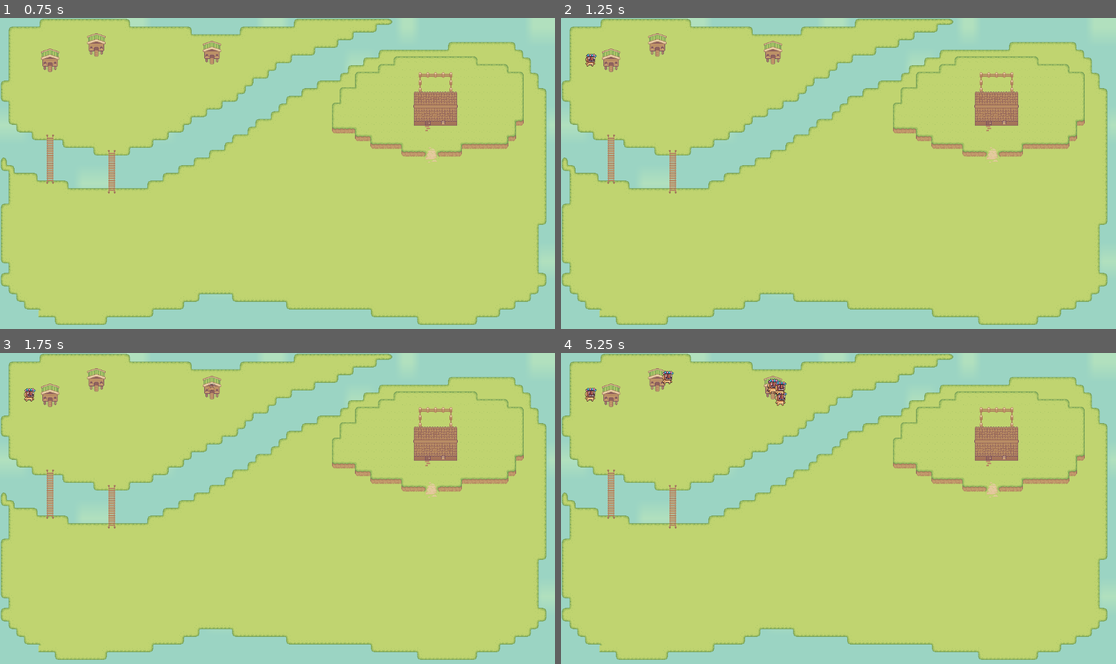
Above: before the commit, frames 1-4 (two rows, left to right).
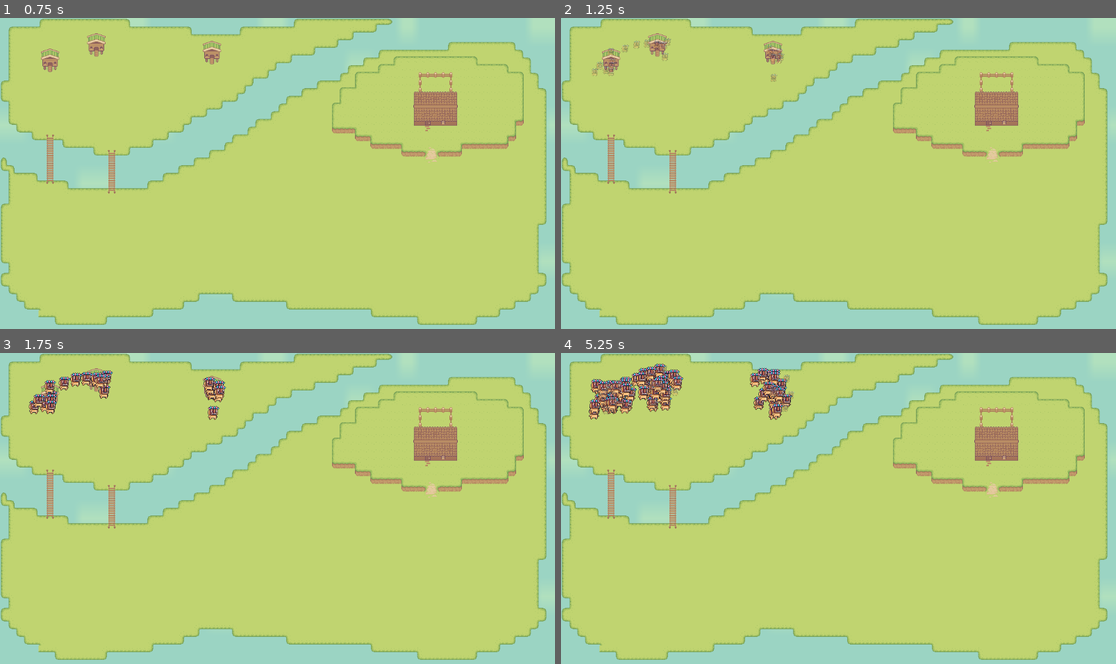
Above: after the commit, the same moments.

Repository: maxp3ng/godotjam
Game: Godot game, scene res://node_3d.tscn
The game is run twice, just before and just after one commit, with the same random seed, the same clock (stepped at 60 frames per second) and the same inputs.
Inputs:
- Up to frame 1 (0.75 s): tap Enter at 0.5 s
- Up to frame 2 (1.25 s): no input
- Up to frame 3 (1.75 s): no input
- Up to frame 4 (5.25 s): no input

Frame 1 is identical in both runs. In frame 2, 0.4% of the frame differs, in the area x 4-41%, y 6-21%; in frame 3, 1.2%; in frame 4, 2.6%, in the area x 4-43%, y 3-22%.

Commit message:
fixed timer and began walking anim

Diff:
--- a/enemy.gd
+++ b/enemy.gd
@@ -1,4 +1,9 @@
 extends Node2D
+
+var target_pos1: Vector2
+var v: float = 100
+var move := false
+
 
 func _ready():
 	var op = position
@@ -16,3 +21,22 @@
 	var idle_anim = $AnimatedSprite2D
 	if idle_anim:
 		idle_anim.play("idle")
+
+func move_sprite(tgt: Vector2):
+	target_pos1 = tgt
+	move = true
+	var walk_anim = $AnimatedSprite2D
+	if walk_anim:
+		walk_anim.play("walk")
+
+func _physics_process(delta):
+	if move:
+		var d = target_pos1 - global_position
+		if d.length() > 5:
+			print(d)
+			global_position += d.normalized() * v * delta
+		else:
+			move = false
+			var idle_anim = $AnimatedSprite2D
+			if idle_anim:
+				idle_anim.play("idle")
--- a/enemy.tscn
+++ b/enemy.tscn
@@ -1,7 +1,8 @@
-[gd_scene load_steps=15 format=3 uid="uid://c4kpgxtos2i3h"]
+[gd_scene load_steps=28 format=3 uid="uid://c4kpgxtos2i3h"]
 
 [ext_resource type="Script" uid="uid://xpxojb6afg01" path="res://enemy.gd" id="1_7k104"]
 [ext_resource type="Texture2D" uid="uid://dljyq2b7mbo2u" path="res://Sprout Lands - Sprites - Basic pack/Characters/Idle (32x32).png" id="2_4gyqm"]
+[ext_resource type="Texture2D" uid="uid://bge3j6wiywrwp" path="res://Sprout Lands - Sprites - Basic pack/Characters/Run (32x32).png" id="3_qi2p4"]
 
 [sub_resource type="AtlasTexture" id="AtlasTexture_4gyqm"]
 atlas = ExtResource("2_4gyqm")
@@ -47,6 +48,54 @@
 atlas = ExtResource("2_4gyqm")
 region = Rect2(320, 0, 32, 32)
 
+[sub_resource type="AtlasTexture" id="AtlasTexture_ar8e5"]
+atlas = ExtResource("3_qi2p4")
+region = Rect2(0, 0, 32, 32)
+
+[sub_resource type="AtlasTexture" id="AtlasTexture_doop2"]
+atlas = ExtResource("3_qi2p4")
+region = Rect2(32, 0, 32, 32)
+
+[sub_resource type="AtlasTexture" id="AtlasTexture_5hcft"]
+atlas = ExtResource("3_qi2p4")
+region = Rect2(64, 0, 32, 32)
+
+[sub_resource type="AtlasTexture" id="AtlasTexture_nnovl"]
+atlas = ExtResource("3_qi2p4")
+region = Rect2(96, 0, 32, 32)
+
+[sub_resource type="AtlasTexture" id="AtlasTexture_jmwgi"]
+atlas = ExtResource("3_qi2p4")
+region = Rect2(128, 0, 32, 32)
+
+[sub_resource type="AtlasTexture" id="AtlasTexture_g2u8i"]
+atlas = ExtResource("3_qi2p4")
+region = Rect2(160, 0, 32, 32)
+
+[sub_resource type="AtlasTexture" id="AtlasTexture_otto8"]
+atlas = ExtResource("3_qi2p4")
+region = Rect2(192, 0, 32, 32)
+
+[sub_resource type="AtlasTexture" id="AtlasTexture_8q82m"]
+atlas = ExtResource("3_qi2p4")
+region = Rect2(224, 0, 32, 32)
+
+[sub_resource type="AtlasTexture" id="AtlasTexture_epc7x"]
+atlas = ExtResource("3_qi2p4")
+region = Rect2(256, 0, 32, 32)
+
+[sub_resource type="AtlasTexture" id="AtlasTexture_o7rgc"]
+atlas = ExtResource("3_qi2p4")
+region = Rect2(288, 0, 32, 32)
+
+[sub_resource type="AtlasTexture" id="AtlasTexture_kdav3"]
+atlas = ExtResource("3_qi2p4")
+region = Rect2(320, 0, 32, 32)
+
+[sub_resource type="AtlasTexture" id="AtlasTexture_jpbtr"]
+atlas = ExtResource("3_qi2p4")
+region = Rect2(352, 0, 32, 32)
+
 [sub_resource type="SpriteFrames" id="SpriteFrames_qi2p4"]
 animations = [{
 "frames": [{
@@ -86,6 +135,47 @@
 "loop": true,
 "name": &"idle",
 "speed": 5.0
+}, {
+"frames": [{
+"duration": 1.0,
+"texture": SubResource("AtlasTexture_ar8e5")
+}, {
+"duration": 1.0,
+"texture": SubResource("AtlasTexture_doop2")
+}, {
+"duration": 1.0,
+"texture": SubResource("AtlasTexture_5hcft")
+}, {
+"duration": 1.0,
+"texture": SubResource("AtlasTexture_nnovl")
+}, {
+"duration": 1.0,
+"texture": SubResource("AtlasTexture_jmwgi")
+}, {
+"duration": 1.0,
+"texture": SubResource("AtlasTexture_g2u8i")
+}, {
+"duration": 1.0,
+"texture": SubResource("AtlasTexture_otto8")
+}, {
+"duration": 1.0,
+"texture": SubResource("AtlasTexture_8q82m")
+}, {
+"duration": 1.0,
+"texture": SubResource("AtlasTexture_epc7x")
+}, {
+"duration": 1.0,
+"texture": SubResource("AtlasTexture_o7rgc")
+}, {
+"duration": 1.0,
+"texture": SubResource("AtlasTexture_kdav3")
+}, {
+"duration": 1.0,
+"texture": SubResource("AtlasTexture_jpbtr")
+}],
+"loop": true,
+"name": &"walk",
+"speed": 5.0
 }]
 
 [node name="Node2D" type="Node2D"]
@@ -94,6 +184,4 @@
 [node name="AnimatedSprite2D" type="AnimatedSprite2D" parent="."]
 texture_filter = 1
 sprite_frames = SubResource("SpriteFrames_qi2p4")
-animation = &"idle"
-frame = 8
-frame_progress = 0.544967
+animation = &"walk"
--- a/node_3d.tscn
+++ b/node_3d.tscn
@@ -993,6 +993,5 @@
 [node name="Marker2D3" type="Marker2D" parent="Spawner"]
 position = Vector2(440, 80)
 
-[node name="Timer" type="Timer" parent="Spawner"]
-wait_time = 0.75
-autostart = true
+[node name="PathMarker" type="Marker2D" parent="."]
+position = Vector2(104, 351)
--- /dev/null
+++ b/pathing.gd
@@ -0,0 +1,13 @@
+#extends Node
+#
+#@export var target_pos1: Vector2
+#@export var v: float = 100
+#
+#func _ready():
+	#var walk_anim = $AnimatedSprite2D
+	#if walk_anim:
+		#walk_anim.play("walk")
+		#
+#func _physics_process(delta):
+	#var d = (target_pos1 - global_position).normalized()
+	#global_position += d * v * delta
--- a/spawner.gd
+++ b/spawner.gd
@@ -4,22 +4,41 @@
 var scene := preload("res://enemy.tscn")
 
 var spawners := []
+var enemies := []
+var spawn_tick := 1 #s
+var spawn_duration := 10 #s
+var timer := Timer.new()
 
 func _ready():
+	var tgt := get_parent().get_node("PathMarker")
 	print("spawner loaded")
 	for i in get_children():
 		if i is Marker2D:
 			print(i.global_position)
 			spawners.append(i)
 
+	timer.wait_time = spawn_tick
+	timer.connect("timeout", _on_spawn_timer_timeout)
+	add_child(timer)
+	timer.start()
 
-	$Timer.timeout.connect(_on_timer_timeout)
-	$Timer.start()
+	#$Timer.timeout.connect(_on_timer_timeout)
+	#$Timer.start()
 
 	# TODO: this causes the whole game to last 30 secs
 	# make a seperate timer just for spawning
-	await get_tree().create_timer(30).timeout
+	await get_tree().create_timer(spawn_duration).timeout
+	#get_tree().quit()
+	timer.stop()
+	# two seconds of idle before talking.
+	await get_tree().create_timer(2).timeout
+
+	for i in enemies:
+		if i and i.is_inside_tree():
+			i.move_sprite(tgt.global_position)
+	await get_tree().create_timer(10).timeout
 	get_tree().quit()
+
 
 
 func jitter(r: float = 15) -> Vector2:
@@ -27,14 +46,37 @@
 	var d = randf() * r
 	return Vector2(cos(theta), sin(theta)) * d
 
-func _on_timer_timeout() -> void:
 
-	if spawners.is_empty():
-		print("no spawners")
+func _on_spawn_timer_timeout():
+	var r = 45
+	var enemies_per_spawner = 8
+	for i in spawners:
+		for j in range(enemies_per_spawner):
+			var enemy = scene.instantiate()
+			enemy.position = i.global_position + jitter(r)
+			get_tree().current_scene.add_child(enemy)
+			enemies.append(enemy)
 
-	var spawn = spawners[randi() % spawners.size()]
-	print(spawn.global_position)
-	var enemy = scene.instantiate() # at 0,0
-	var r = 45
-	enemy.position = spawn.global_position + jitter(r)
-	get_tree().current_scene.add_child(enemy)
+
+
+
+#func _on_timer_timeout() -> void:
+#
+	#if spawners.is_empty():
+		#print("no spawners")
+		#return
+		#
+	#var enemies_per_spawner = 8
+	#
+	#for i in spawners:
+		#for j in range(enemies_per_spawner):
+			#var enemy = scene.instantiate()
+			#enemy.position = i.global_position + jitter(45)
+			#get_tree().current_scene.add_child(enemy)
+			#
+	#var spawn = spawners[randi() % spawners.size()]
+	#print(spawn.global_position)
+	#var enemy = scene.instantiate() # at 0,0
+	#var r = 45
+	#enemy.position = spawn.global_position + jitter(r)
+	#get_tree().current_scene.add_child(enemy)
Binary file added: Sprout Lands - Sprites - Basic pack/Characters/Run (32x32).png
Not shown, added: Sprout Lands - Sprites - Basic pack/Characters/Run (32x32).png.import
Not shown, added: pathing.gd.uid
